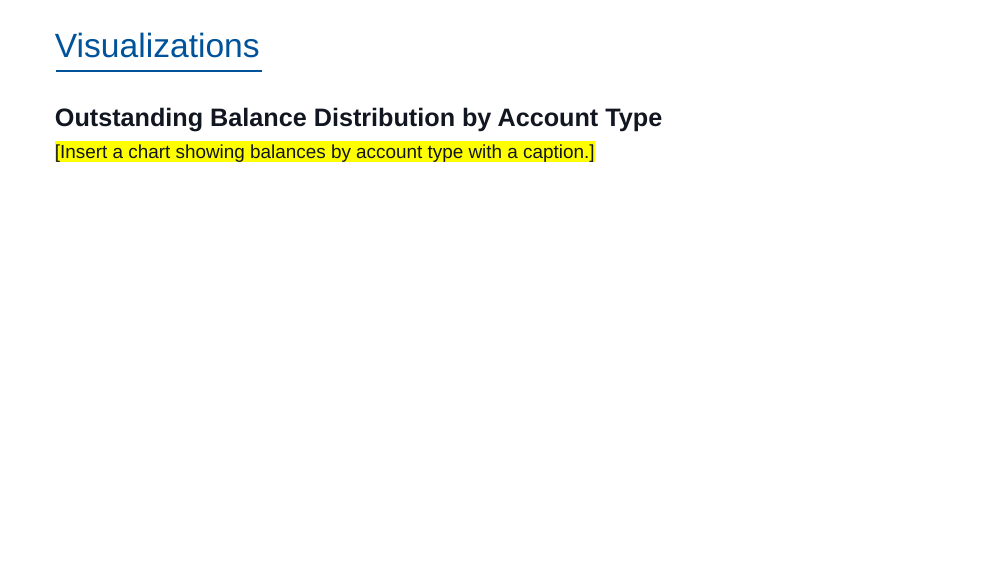
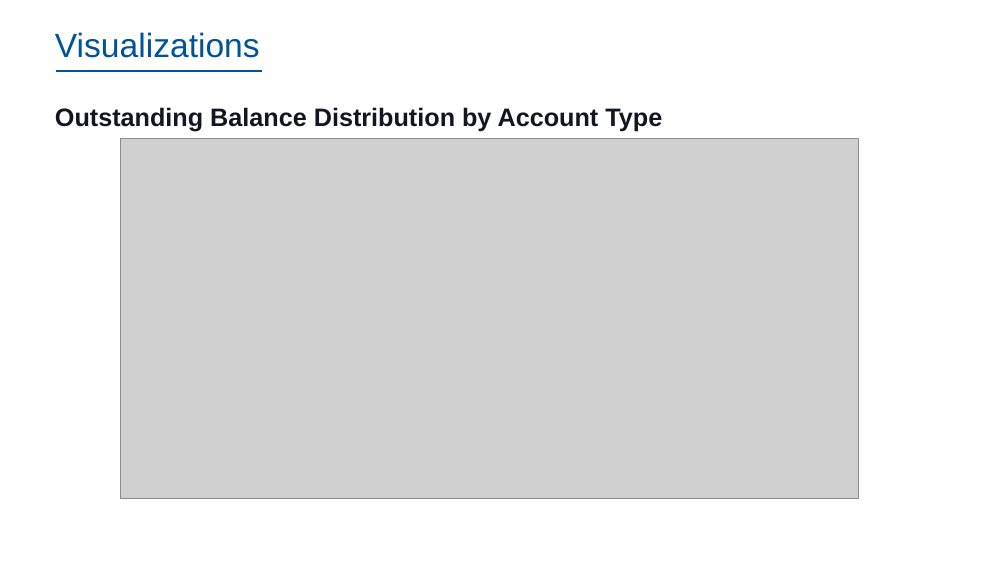
Before and after one commit to dennislamcv1/IBMSA, a slide deck: slide 19 of Systems Analyst Capstone Project/Final SubmissionDL.pptx. Drawn at 1008x567 pixels with LibreOffice and Linux fonts; fonts in the diff are those of the drawing; grey boxes stand for pictures; background and template pictures are left out. Boxes give left, top, right and bottom in pixels: in the first picture for what was removed or moved away, otherwise in the second. Text is boxed around its words. In the diff, an @@ line names an element or a change of style, - is before the commit and + after.

```diff
--- a/Systems Analyst Capstone Project/Final SubmissionDL.pptx
+++ b/Systems Analyst Capstone Project/Final SubmissionDL.pptx
@@ text at (55,144,594,162): paragraph removed @@
-[Insert a chart showing balances by account type with a caption.]
@@ picture added at (121,139,859,499) @@
```
Also in this commit, not shown: 10 other slides changed, 6 other files.
